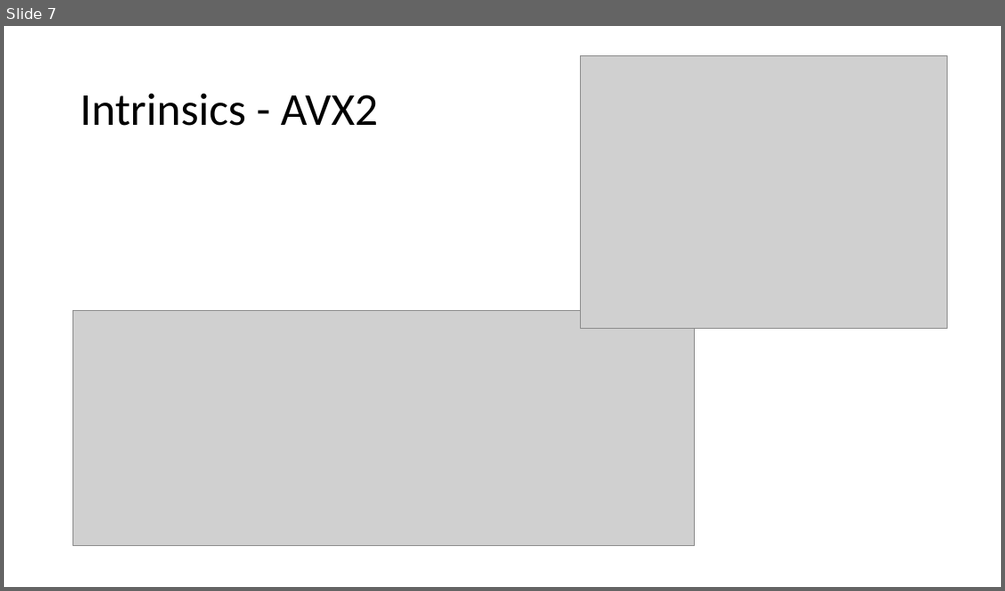
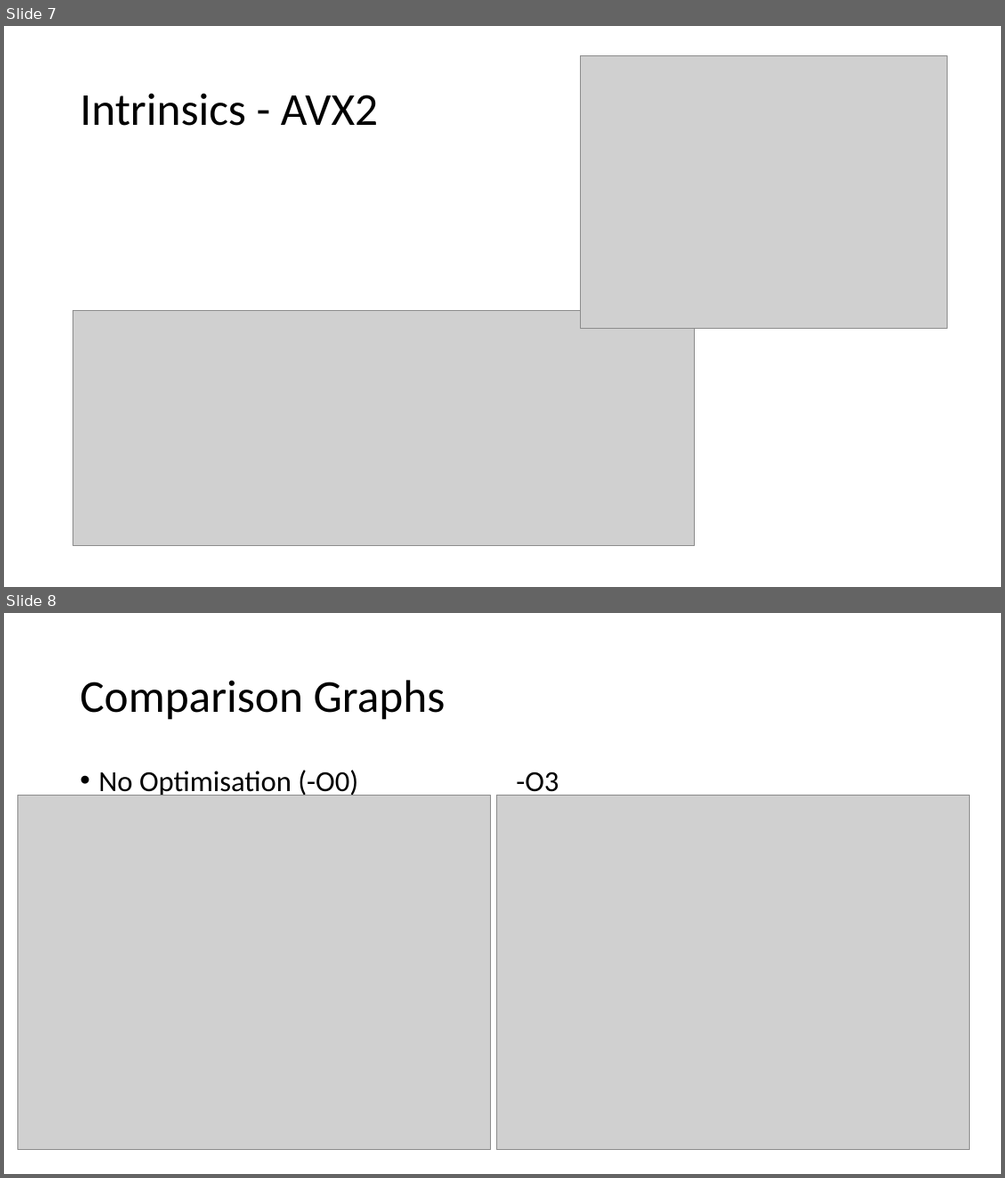
Before and after one commit to fuchst/Mikroprozessoren, a slide deck: ex1/Presentations/Microprocessors-ex1.pptx. Shown one above the other, each under a label of ours: slide 7 before the commit, slides 7 and 8 after it. The pictures are 1005x591 and 1005x1178 pixels, drawn with LibreOffice and Linux fonts; fonts in the diff are those of the drawing; grey boxes stand for pictures. Boxes give left, top, right and bottom in pixels: in the first picture for what was removed or moved away, otherwise in the second. Text is boxed around its words. In the diff, an @@ line names an element or a change of style, - is before the commit and + after.

Commit message:
Added Graphs, Tables to presentation

```diff
--- a/ex1/Presentations/Microprocessors-ex1.pptx
+++ b/ex1/Presentations/Microprocessors-ex1.pptx
@@ slide 8 added at (4,613,1001,1174), background #FFFFFF @@
@@ title added at (80,680,445,720), 44 pt, text #000000 @@
+Comparison Graphs
@@ text added at (98,770,358,798), 28 pt, text #000000 @@
+• No Optimisation (-O0)
@@ text added at (516,771,558,798), 28 pt, text #000000 @@
+-O3
@@ picture added at (18,795,490,1149) @@
@@ picture added at (496,795,970,1150) @@
```
Also in this commit, not shown: 1 other slide added, 1 slide removed.
